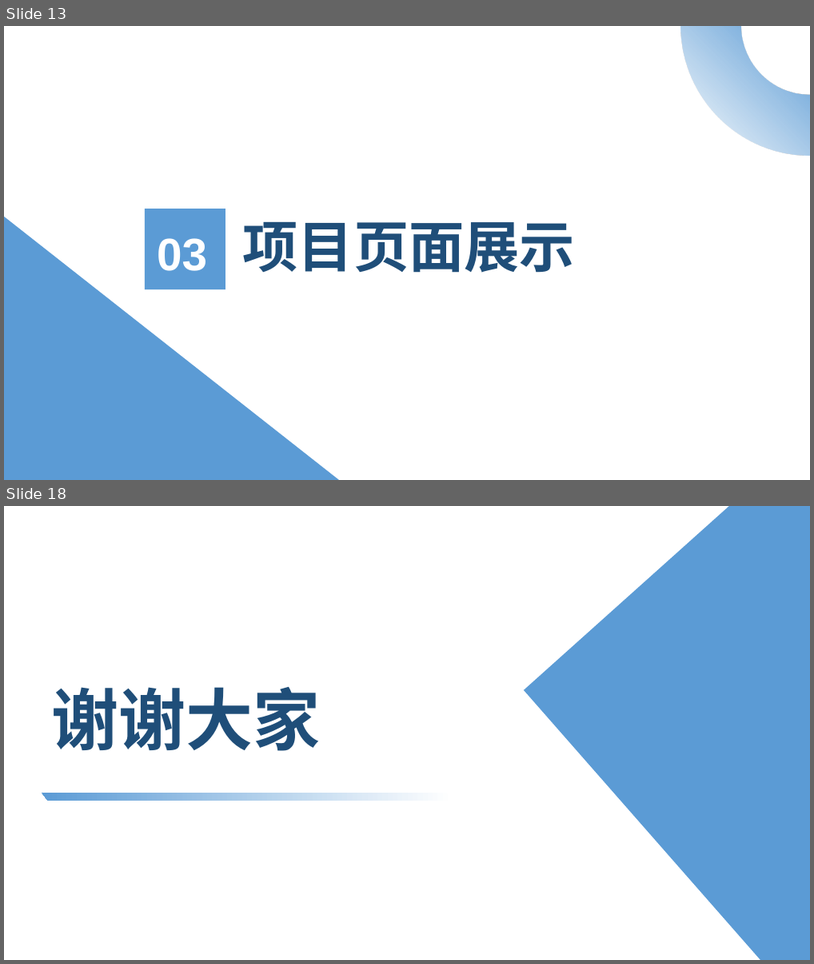
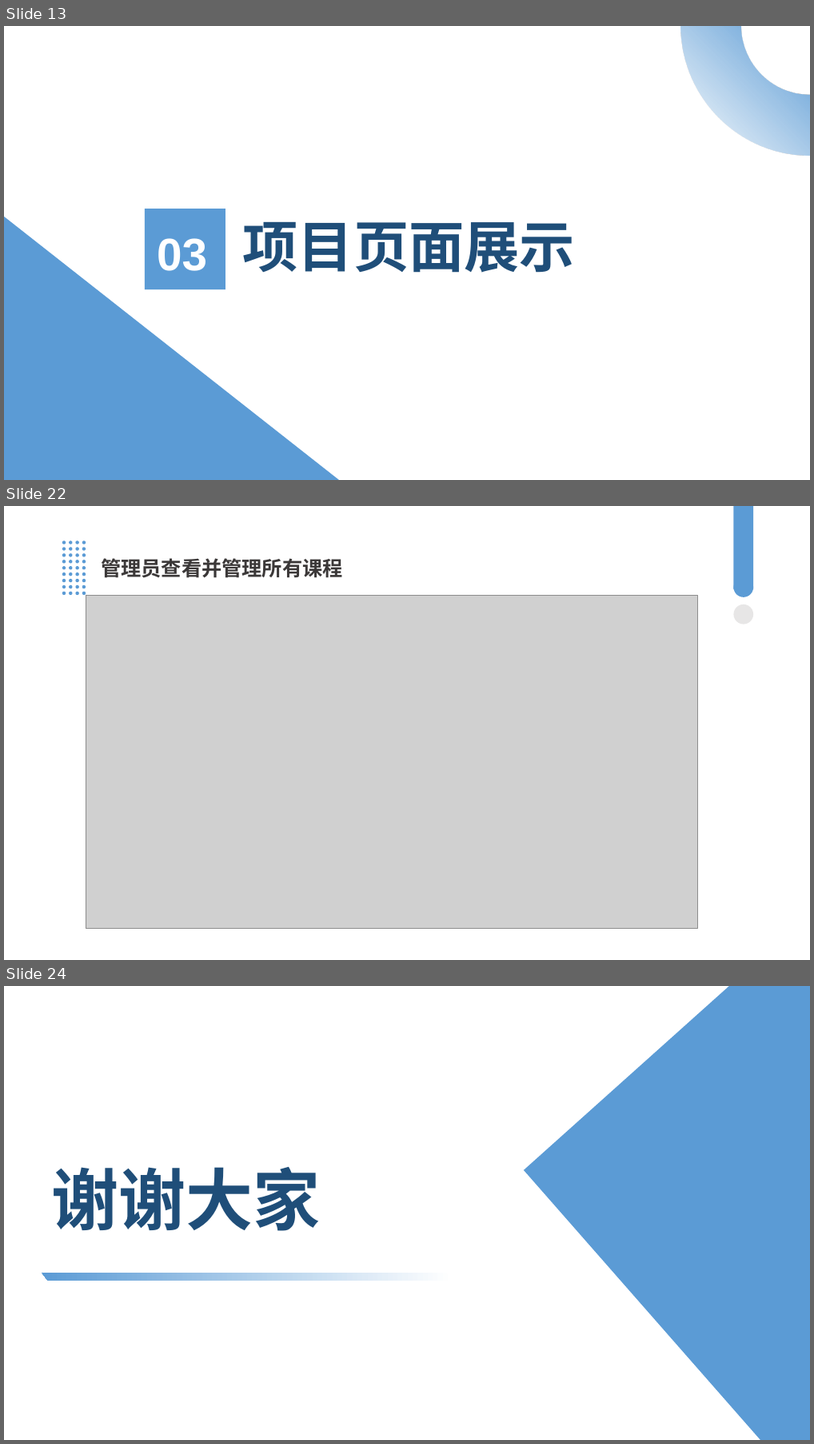
Before and after one commit to darkdungeon30/ZJGSU-Score, a slide deck: web前端/课程评分系统PPT.pptx. Shown one above the other, each under a label of ours: slides 13 and 18 before the commit, slides 13, 22 and 24 after it; the slides between them are not shown. The pictures are 814x964 and 814x1444 pixels, drawn with LibreOffice and Linux fonts; fonts in the diff are those of the drawing; grey boxes stand for pictures. Boxes give left, top, right and bottom in pixels: in the first picture for what was removed or moved away, otherwise in the second. Text is boxed around its words. In the diff, an @@ line names an element or a change of style, - is before the commit and + after.

```diff
--- a/web前端/课程评分系统PPT.pptx
+++ b/web前端/课程评分系统PPT.pptx
@@ slide 22 added at [4, 506, 810, 960], background #FFFFFF @@
@@ rectangle added at [734, 506, 754, 589], fill #5B9BD5 @@
@@ text added at [101, 558, 342, 578], 24 pt, text #3B3838, bold @@
+管理员查看并管理所有课程
@@ ellipse added at [734, 577, 754, 597], fill #5B9BD5 @@
@@ group added at [62, 540, 86, 595]: 36 ellipses @@
@@ picture added at [86, 595, 698, 928] @@
@@ ellipse added at [734, 604, 754, 624], fill #E7E6E6 @@
@@ what was slide 18 is now slide 24 @@
```
Also in this commit, not shown: 3 slides changed, 6 other slides added, 1 slide removed.
